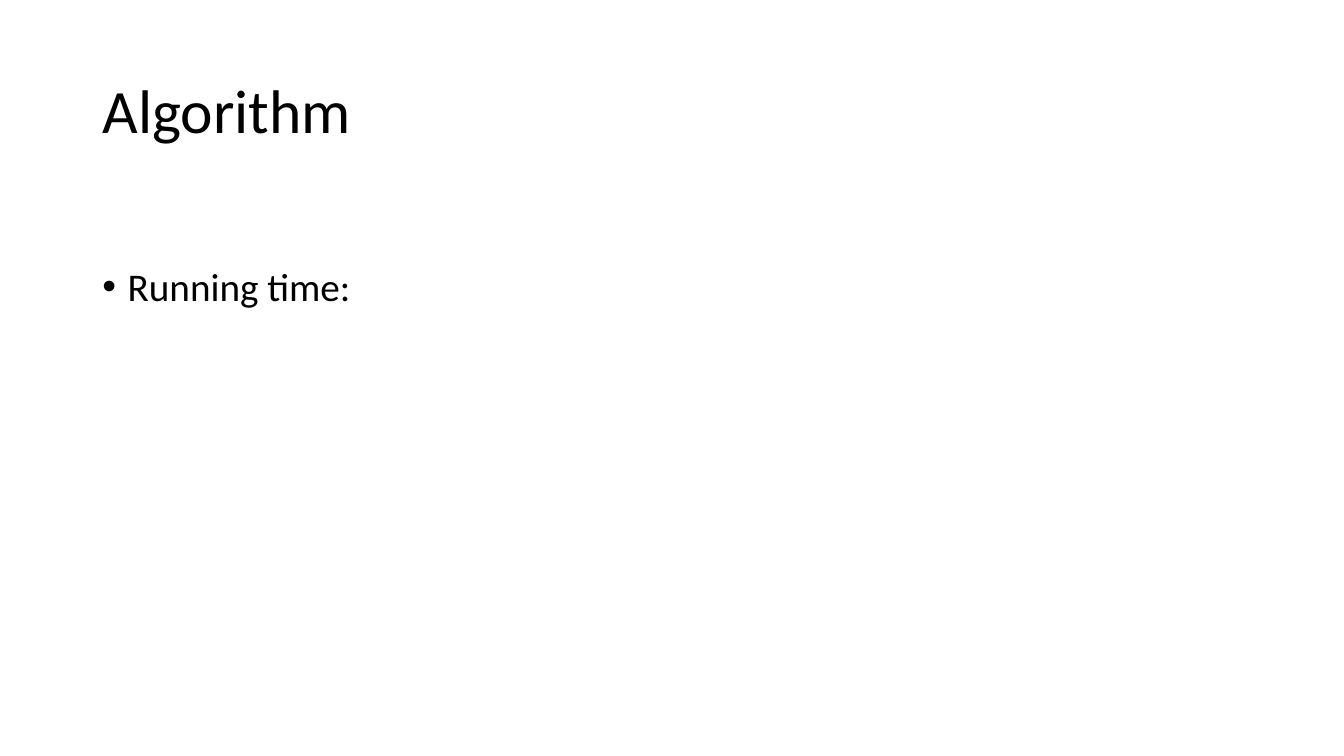
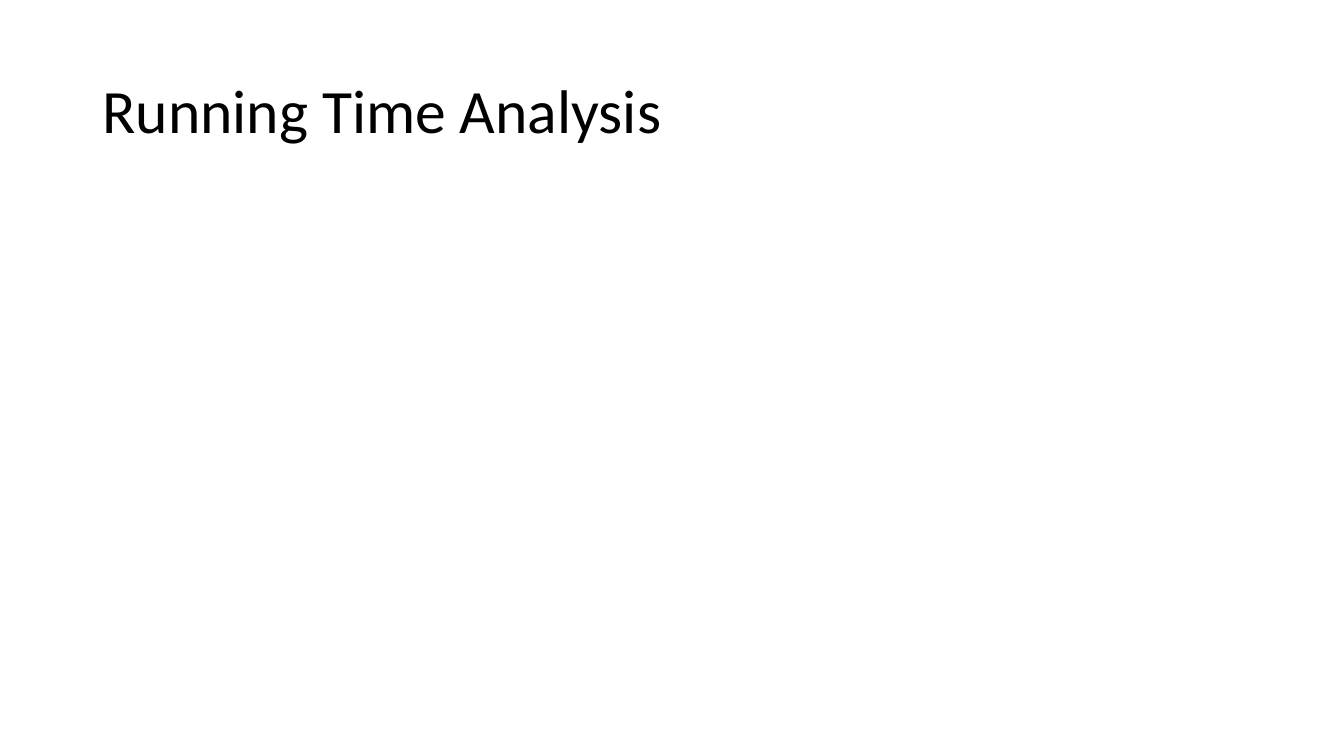
Before and after one commit to Speedphil544/Vortrag, a slide deck: slide 12 of MMCFP.pptx. Drawn at 1344x756 pixels with LibreOffice and Linux fonts; fonts in the diff are those of the drawing. Boxes give left, top, right and bottom in pixels: in the first picture for what was removed or moved away, otherwise in the second. Text is boxed around its words. In the diff, an @@ line names an element or a change of style, - is before the commit and + after.

```diff
--- a/MMCFP.pptx
+++ b/MMCFP.pptx
@@ title at (x1=102, y1=90, x2=661, y2=144): text changed @@
-Algorithm
+Running Time Analysis
@@ text removed at (x1=128, y1=274, x2=350, y2=308) @@
-• Running time:
```
Also in this commit, not shown: 7 other slides changed, 2 slides added, 1 slide removed.
